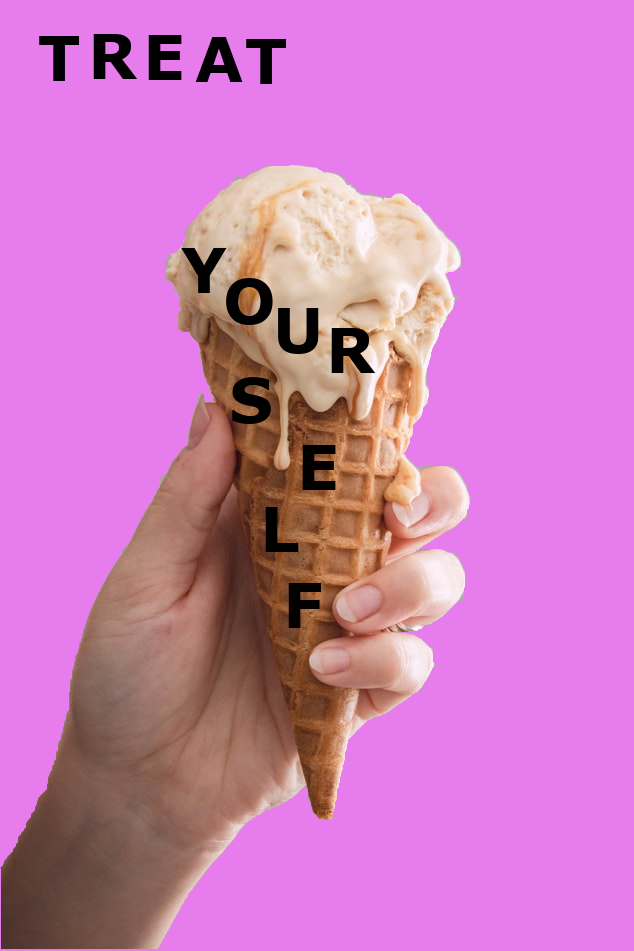
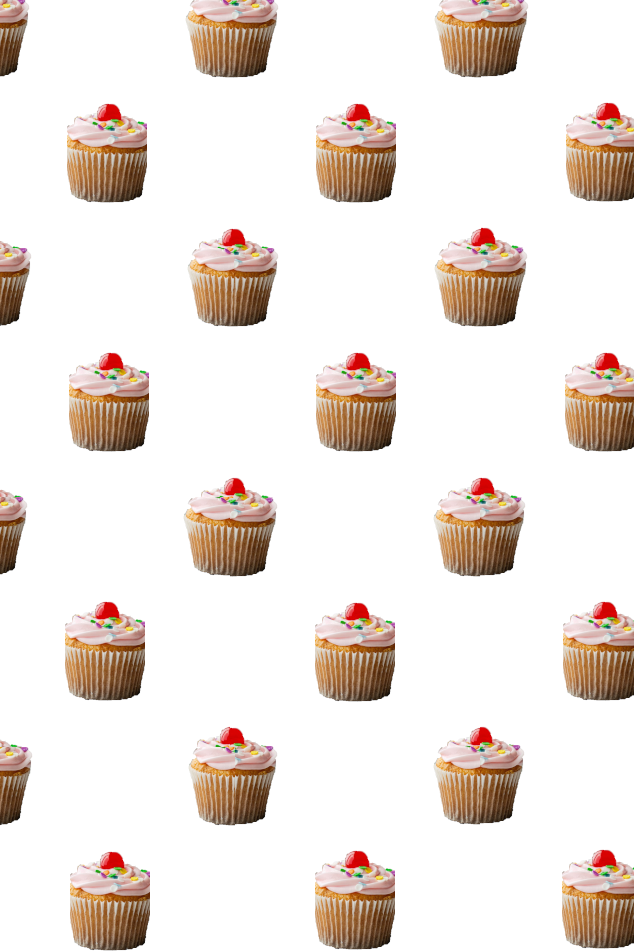
Comparing the layer stacks of the two (634, 951) images. Changes:
added layer "Cupcake Pattern.png #8" above "Cupcake Pattern.png #7" over [0, 747, 235, 951]
added layer "Cupcake Pattern.png #7" above "Cupcake Pattern.png #6" over [0, 497, 230, 747]
renamed "Y" to "Cupcake Pattern.png #6", moved it above "Cupcake Pattern.png #5", painted on it over [0, 248, 234, 498]
renamed "T" to "Cupcake Pattern.png #5", moved it above "Cupcake Pattern.png #4", painted on it over [0, 0, 232, 249]
removed layer "A" over [195, 37, 243, 82]
removed layer "R" over [93, 34, 138, 79]
removed layer "E" over [148, 35, 182, 80]
removed layer "melting ice cream.jfif" (was 92%) over [0, 0, 634, 951]
added layer "Cupcake Pattern.png #4" above "Cupcake Pattern.png #3" over [230, 746, 480, 951]
renamed "F" to "Cupcake Pattern.png #3", opacity 98% → 100%, painted on it over [230, 498, 480, 748]
removed layer "L" over [265, 507, 299, 552]
renamed "E #1" to "Cupcake Pattern.png #1", painted on it over [231, 248, 481, 498]
removed layer "S" over [232, 377, 271, 424]
removed layer "R #1" over [331, 328, 376, 373]
removed layer "U" over [278, 308, 319, 354]
removed layer "O" over [226, 278, 273, 325]
renamed "T #1" to "Cupcake Pattern.png", painted on it over [231, 0, 481, 249]
added layer "Cupcake Pattern.png #2" above "Layer" over [477, 0, 634, 951]
